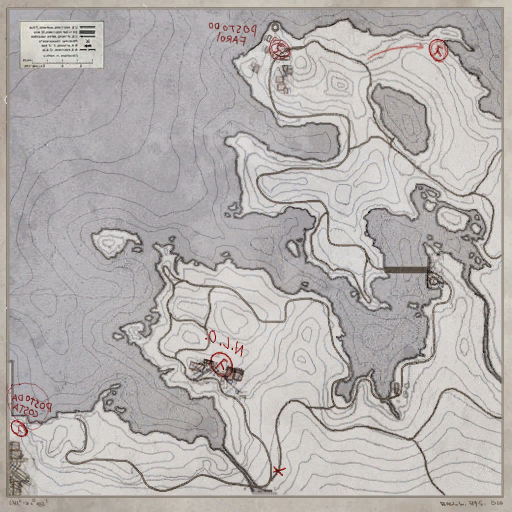
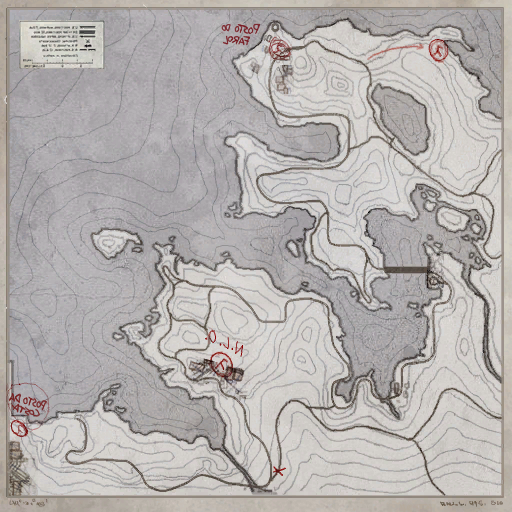
Comparing the layer stacks of the two 512x512 images. Changes:
removed layer "Camada 1" over [10, 22, 257, 418]
added group "mapa" with 2 layers above "Camada 0" over [9, 22, 260, 418]
added layer "image" in group "mapa" over [9, 23, 260, 417]
moved "coastmap_sheet" into group "mapa" over [9, 22, 260, 418]
painted on "Camada 0" over [9, 22, 260, 418]
